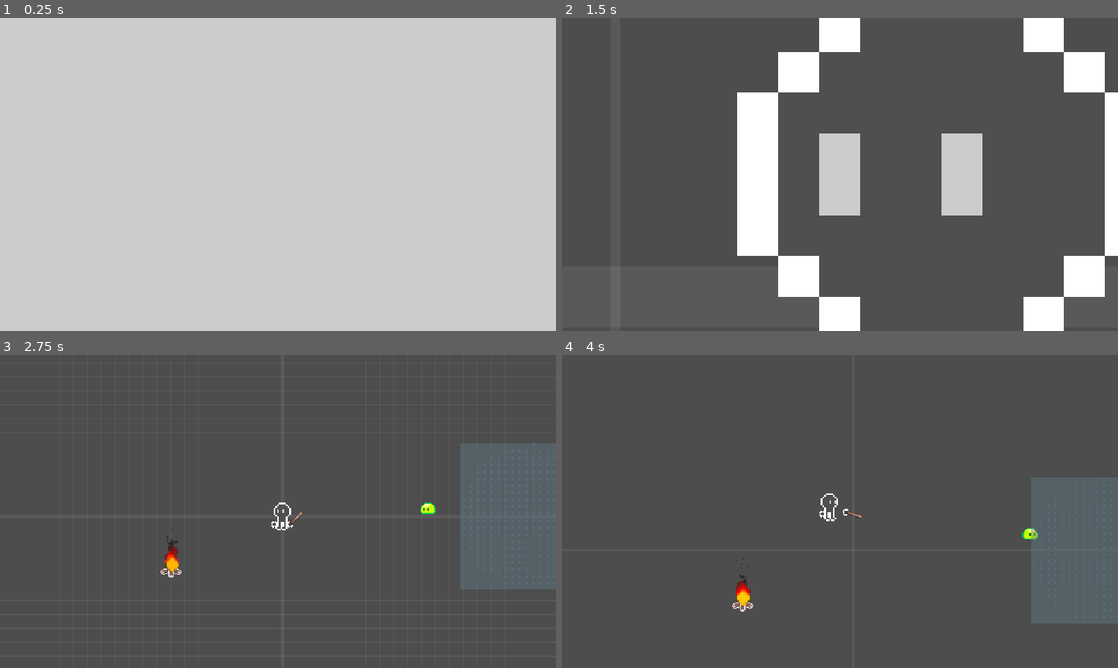
Above: before the commit, frames 1-4 (two rows, left to right).
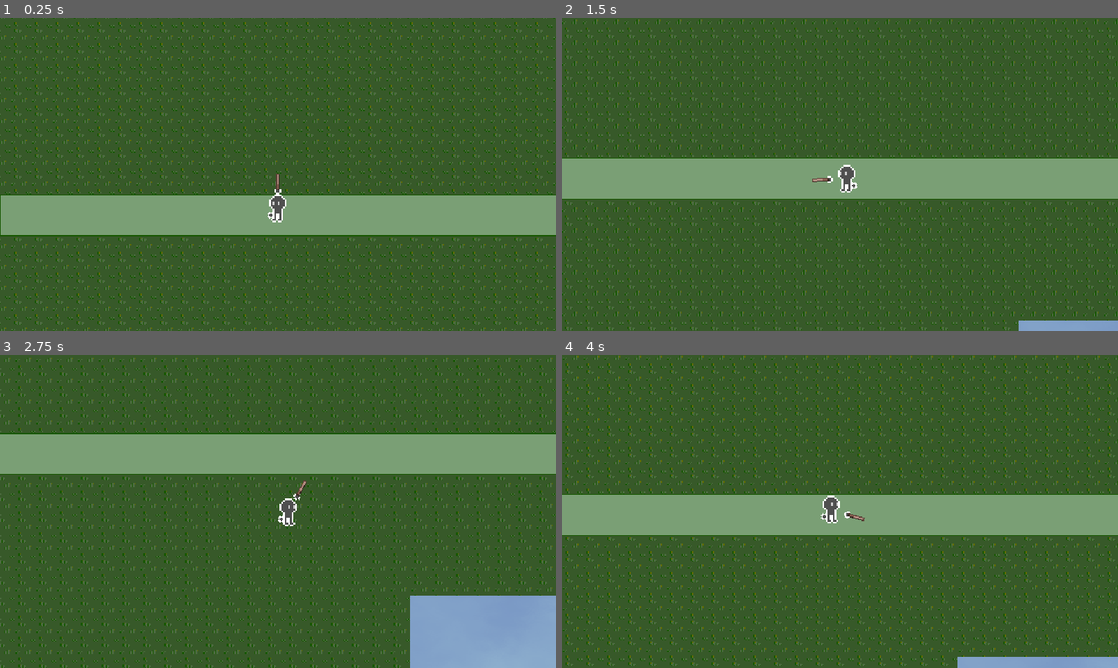
Above: after the commit, the same moments.

Repository: xharris/magicmissiles
Game: Godot game, scene res://game.tscn
Two runs of this game, one before a commit and one after it. Both use one fixed random seed, a clock stepped at 60 frames per second and the inputs below.
Inputs (mouse positions are in pixels of both pictures, inside the frame that each line leads up to):
- Up to frame 1 (0.25 s): no input
- Up to frame 2 (1.5 s): move the mouse to (962, 158) at 0.52 s; hold D (right) 0.53-1.28 s; click (962, 158) at 0.6 s; move the mouse to (728, 190) at 1.27 s; hold S (down) from 1.28 s (still down); right-click (728, 190) at 1.35 s
- Up to frame 3 (2.75 s): move the mouse to (333, 442) at 2.02 s; release S (down) at 2.03 s; hold D (right) from 2.03 s (still down); click (333, 442) at 2.1 s
- Up to frame 4 (4 s): move the mouse to (812, 574) at 2.77 s; release D (right) at 2.78 s; hold W (up) 2.78-3.53 s; right-click (812, 574) at 2.85 s; move the mouse to (1006, 558) at 3.52 s; hold A (left) from 3.53 s (still down); click (1006, 558) at 3.6 s

The runs differ from the first frame. In frame 1, 100% of the frame differs, in the area x 0-100%, y 0-100%; in frame 2, 100%; in frame 3, 100%; in frame 4, 100%.

Commit message:
trying to fix position smoothing, back to working on forest level

Diff:
--- a/components/actor_control/ai_control/actions/get_shape_grid_position.gd
+++ b/components/actor_control/ai_control/actions/get_shape_grid_position.gd
@@ -1,6 +1,8 @@
 extends ActionLeaf
 
 @export var position_key: String
+## Only patrol in given group
+@export var group: StringName = Groups.PATROL_AREA
 
 func tick(actor: Node, blackboard: Blackboard) -> int:
     var ctx = ContextNode.get_ctx(actor)
@@ -9,6 +11,8 @@
     # get a random shape grid
     var shape_grids: Array[ShapeGrid]
     shape_grids.assign(actor.get_tree().get_nodes_in_group(Groups.SHAPE_GRID))
+    shape_grids = shape_grids.filter(func(s:ShapeGrid):
+        return s.is_in_group(group))
     if shape_grids.is_empty():
         return FAILURE
     var shape: ShapeGrid = shape_grids.pick_random()
--- a/components/actor_sprite/actor_sprite.tscn
+++ b/components/actor_sprite/actor_sprite.tscn
@@ -90,6 +90,7 @@
 speed_scale = 80.0
 
 [node name="AnimatedSprite" type="Node2D" parent="." unique_id=343168678]
+scale = Vector2(-1, 1)
 
 [node name="Sprite" type="Node2D" parent="AnimatedSprite" unique_id=1135819985]
 unique_name_in_owner = true
--- a/components/camera_focus/camera_focus_manager.gd
+++ b/components/camera_focus/camera_focus_manager.gd
@@ -3,15 +3,12 @@
 
 var _log = Logs.new("camera_focus_mgr")
 
-## how much to zoom into [code]pixel_focus[/code]
-@export var pixel_focus_ratio: float
-
-func _process(_delta: float) -> void:
+func _physics_process(delta: float) -> void:
     # get cameras
     var cameras: Array[CameraFocus]
     cameras.assign(get_tree().get_nodes_in_group(Groups.CAMERA_FOCUS))
     # final camera values
-    var final_position: Vector2 = get_target_position()
+    var final_position: Vector2 # = get_target_position()
     var final_zoom: Vector2
     var override_idx = cameras.find_custom(func(c:CameraFocus):
         return c.override)
@@ -20,10 +17,10 @@
         var override = cameras[override_idx]
         final_position = override.global_position
         final_zoom = override.config.zoom
-        position_smoothing_enabled = not override.config.disable_position_smoothing
+        #position_smoothing_enabled = not override.config.disable_position_smoothing
     else:
-        position_smoothing_enabled = not cameras.any(func(c:CameraFocus):
-            return c.config and c.config.disable_position_smoothing)
+        #position_smoothing_enabled = not cameras.any(func(c:CameraFocus):
+            #return c.config and c.config.disable_position_smoothing)
         # calculate camera position from focus nodes
         var visible_rect = get_viewport().get_visible_rect()
         var total_position: Vector2 = Vector2.ZERO
@@ -53,3 +50,4 @@
     # apply final values
     zoom = final_zoom
     global_position = final_position
+    #global_position = global_position.round()
--- a/components/camera_focus/camera_focus_manager.tscn
+++ b/components/camera_focus/camera_focus_manager.tscn
@@ -1,7 +1,9 @@
-[gd_scene load_steps=2 format=3 uid="uid://cb6bisyxfcg23"]
+[gd_scene format=3 uid="uid://cb6bisyxfcg23"]
 
 [ext_resource type="Script" uid="uid://by0ggcmwdb4jk" path="res://components/camera_focus/camera_focus_manager.gd" id="1_ff70n"]
 
-[node name="CameraFocusManager" type="Camera2D"]
+[node name="CameraFocusManager" type="Camera2D" unique_id=256527880]
+process_callback = 0
 position_smoothing_enabled = true
+position_smoothing_speed = 8.0
 script = ExtResource("1_ff70n")
--- a/components/death/death.gd
+++ b/components/death/death.gd
@@ -3,7 +3,7 @@
 @onready var subviewport: SubViewport = %SubViewport
 @onready var canvas: CanvasLayer = %CanvasLayer
 
-var _log = Logs.new("death", Logs.Level.DEBUG)
+var _log = Logs.new("death")#, Logs.Level.DEBUG)
 var _prev_parent: Dictionary[Node2D, Node2D]
 var _time_scale = 1
 var _slowdown_duration = 3
@@ -16,7 +16,7 @@
         # reparent to subviewport so it appears above texturerect
         var parent = p.get_parent()
         _prev_parent.set(p, parent)
-        p.reparent(subviewport)
+        p.reparent.call_deferred(subviewport)
         # get all nodes that should be slowed down
         ## TODO
     canvas.show()
@@ -27,7 +27,7 @@
     for node in _prev_parent:
         var parent = _prev_parent.get(node)
         if parent:
-            node.reparent(parent)
+            node.reparent.call_deferred(parent)
 
 func _ready() -> void:
     disable()
--- a/components/magic_transfer/dest/magic_dest.gd
+++ b/components/magic_transfer/dest/magic_dest.gd
@@ -20,7 +20,7 @@
         out.assign(_finished.map(func (r: MagicTransfer): return r.magic))
         return out
 
-var _log = Logs.new("magic_dest")#, Logs.Level.DEBUG)
+var _log = Logs.new("magic_dest", Logs.Level.DEBUG)
 var _in_progress: Array[MagicConfig]
 var _finished: Array[MagicTransfer]
 var _want_src: MagicSrc
--- a/components/shape_grid/shape_grid.gd
+++ b/components/shape_grid/shape_grid.gd
@@ -1,6 +1,8 @@
 @tool
 extends Node2D
 class_name ShapeGrid
+
+signal changed
 
 @export var grid_size: Vector2 = Vector2(32, 32):
     set(v):
@@ -32,22 +34,29 @@
 
     for child in find_children("*"):
         if child is Node2D:
-            child.modulate.a = 0.2
             if not child.visible:
                 continue
         var rect: Rect2
         if child is CollisionPolygon2D:
-            # add polygon
-            polygons.append(child.polygon)
-            for point: Vector2 in child.polygon:
-                rect = rect.expand(point)
+            child.modulate.a = 0.2
+            if child.polygon:
+                # add polygon
+                polygons.append(child.polygon)
+                for point: Vector2 in child.polygon:
+                    rect = rect.expand(point)
         if child is CollisionShape2D:
-            # add other shape
-            shapes.append(child)
-            rect = child.shape.get_rect()
+            child.modulate.a = 0.2
+            if child.shape:
+                # add other shape
+                shapes.append(child)
+                rect = child.shape.get_rect()
         rect.position += child.position
         _rects.append(rect)
         _rect = _rect.merge(rect)
+
+    if _rect.size == Vector2.ZERO:
+        return
+
     # get points in enclosing rect that collide with shapes
     var space = get_world_2d().direct_space_state
     for x in range(_rect.position.x, _rect.end.x, grid_size.x):
@@ -67,6 +76,7 @@
                 if collider and collider == self or is_ancestor_of(collider):
                     points.append(query.position)
             #points.append(Vector2(x, y ))
+    changed.emit()
     queue_redraw()
 
 func _ready() -> void:
@@ -82,8 +92,9 @@
     update()
 
 func _draw() -> void:
-    var size = 5
-    for pt in points:
-        draw_rect(Rect2(pt - Vector2(size/2, size/2), Vector2(size, size)), _color)
-    for r in _rects:
-        draw_rect(r, _color)
+    if Engine.is_editor_hint():
+        var size = 5
+        for pt in points:
+            draw_rect(Rect2(pt - Vector2(size/2, size/2), Vector2(size, size)), _color)
+        for r in _rects:
+            draw_rect(r, _color)
--- a/entities/actor/actor.gd
+++ b/entities/actor/actor.gd
@@ -49,6 +49,7 @@
     ctx.actor_ctrl = control
     ctx.sense = sense
     ctx.on_hit = on_hit
+    ctx.visual_node = %Visual
     return ctx
 
 func update():
@@ -119,17 +120,21 @@
         sprite.face_direction = control.move_direction
     if not control.aim_direction.is_zero_approx():
         sprite.face_direction = control.aim_direction
+    sprite.walk_speed = clampf(velocity.length() / config.move_speed, 0, 1)
     # aim
     arms.face_direction = control.aim_direction
     arms.pointing = clamp(remap(\
         (global_position - control.aim_position).length(),
         60, 90, 0, 1), 0, 1)
+    # receiving magic
+    arms.magic_dest.enabled = arms.pointing > 0.75
+
+func _physics_process(delta: float) -> void:
+    if Engine.is_editor_hint():
+        return
     # movement
     velocity = velocity.lerp(control.move_direction * config.move_speed, delta * 5)
-    sprite.walk_speed = clampf(velocity.length() / config.move_speed, 0, 1)
     move_and_collide(velocity * delta)
-    # receiving magic
-    arms.magic_dest.enabled = arms.pointing > 0.75
 
 func _ready() -> void:
     update()
--- a/entities/actor/actor_config.gd
+++ b/entities/actor/actor_config.gd
@@ -12,9 +12,11 @@
 @export var hp_max: int
 @export var remove_on_death: bool = true
 
-@export_group("Body", "body")
+@export_group("Body")
 @export var body: Array[Shape2D]
 @export var body_position: Vector2
+@export var on_hit: Array[Shape2D]
+@export var on_hit_status_effects: Array[StatusEffect]
 
 @export_group("Visual")
 @export_custom(PROPERTY_HINT_LINK, "") var visual_scale = Vector2.ONE
@@ -26,7 +28,3 @@
 @export var ai_config: AiControlConfig
 ## [code]0[/code] disables AI and uses player control
 @export var ai_sense_radius: int
-
-@export_group("Body On Hit", "on_hit_")
-@export var on_hit: Array[Shape2D]
-@export var on_hit_status_effects: Array[StatusEffect]
--- /dev/null
+++ b/entities/shape_fill/filler.gd
@@ -0,0 +1,7 @@
+extends Resource
+class_name Filler
+
+## Can leave this empty to not place anything
+@export var scene: PackedScene
+@export_range(0, 1, 0.1) var chance: float = 1.0
+@export var offset_range: Vector2
--- /dev/null
+++ b/entities/shape_fill/shape_fill.gd
@@ -0,0 +1,33 @@
+@tool
+extends ShapeGrid
+class_name ShapeFill
+
+@onready var nodes: Node2D = %Nodes
+
+@export var filler: Array[Filler]
+@export var editor_fill: bool = true:
+    set(v):
+        editor_fill = v
+        update()
+
+var _rng = RandomNumberGenerator.new()
+
+func _ready() -> void:
+    changed.connect(_changed)
+    super._ready()
+
+func _changed():
+    NodeUtil.clear_children(nodes)
+    if Engine.is_editor_hint() and not editor_fill:
+        return
+    var weights = filler.map(func(f:Filler):
+        return f.chance)
+    for point in points:
+        var idx = _rng.rand_weighted(weights)
+        var fill = filler[idx]
+        var scene = fill.scene
+        if scene:
+            var node: Node2D = scene.instantiate()
+            var rand_norm = Vector2(randf_range(-1, 1), randf_range(-1, 1))
+            node.global_position = point + (rand_norm * fill.offset_range)
+            nodes.add_child(node)
--- /dev/null
+++ b/entities/shape_fill/shape_fill.tscn
@@ -0,0 +1,9 @@
+[gd_scene format=3 uid="uid://bdnqxiuocikwy"]
+
+[ext_resource type="Script" uid="uid://8ldm7tx07rbq" path="res://entities/shape_fill/shape_fill.gd" id="1_j2b06"]
+
+[node name="ShapeFill" type="Area2D" unique_id=360005954]
+script = ExtResource("1_j2b06")
+
+[node name="Nodes" type="Node2D" parent="." unique_id=1797887054]
+unique_name_in_owner = true
--- a/entities/tree/tree.tscn
+++ b/entities/tree/tree.tscn
@@ -1,10 +1,11 @@
-[gd_scene load_steps=2 format=3 uid="uid://ckyqulwfwg4lx"]
+[gd_scene format=3 uid="uid://ckyqulwfwg4lx"]
 
 [ext_resource type="Texture2D" uid="uid://bt5utiujlnwjo" path="res://entities/tree/tree2.png" id="1_xs1ax"]
 
-[node name="Tree" type="Node2D"]
+[node name="Tree" type="Node2D" unique_id=1446912366]
 
-[node name="Sprite2D" type="Sprite2D" parent="."]
+[node name="Sprite2D" type="Sprite2D" parent="." unique_id=334906085]
+position = Vector2(0, 24)
 scale = Vector2(5, 5)
 texture = ExtResource("1_xs1ax")
 offset = Vector2(0, -12)
--- a/game.tscn
+++ b/game.tscn
@@ -1,7 +1,7 @@
-[gd_scene load_steps=2 format=3 uid="uid://gjlqvp2pklpq"]
+[gd_scene format=3 uid="uid://gjlqvp2pklpq"]
 
-[ext_resource type="PackedScene" uid="uid://csuaageviba5u" path="res://levels/dev/dev.tscn" id="1_80nbo"]
+[ext_resource type="PackedScene" uid="uid://cwxjkkk6axxs1" path="res://levels/forest/forest.tscn" id="1_80nbo"]
 
-[node name="Game" type="Node2D"]
+[node name="Game" type="Node2D" unique_id=1824782992]
 
-[node name="Dev" parent="." instance=ExtResource("1_80nbo")]
+[node name="Forest" parent="." unique_id=8239707 instance=ExtResource("1_80nbo")]
--- a/levels/dev/dev.gd
+++ b/levels/dev/dev.gd
@@ -10,6 +10,8 @@
 @export var grid_size: Vector2 = Vector2(32, 32)
 @export var origin_thickness: int = 6
 
+var _log = Logs.new("dev", Logs.Level.DEBUG)
+
 func _ready() -> void:
     Events.entity_created.connect(_on_entity_created)
     spawn_cam_focus.animation_finished.connect(_on_spawn_cam_animation_finished)
@@ -20,6 +22,7 @@
     spawn_cam_focus.finish_to = player.camera
 
 func _on_death(source: Node2D, me: Actor):
+    _log.debug("death by %s" % [source])
     Death.enable([me, source, camera])
 
 func _on_spawn_cam_animation_finished():
--- a/levels/dev/dev.tscn
+++ b/levels/dev/dev.tscn
@@ -8,9 +8,18 @@
 [ext_resource type="PackedScene" uid="uid://dmsjoa6qv5l02" path="res://components/shape_grid/shape_grid.tscn" id="5_qf2dv"]
 [ext_resource type="PackedScene" uid="uid://b46dvxtqp5ydy" path="res://entities/campfire/campfire.tscn" id="6_0qlot"]
 [ext_resource type="Resource" uid="uid://cquh7rme0ac0e" path="res://resources/actor_configs/slime/slime.tres" id="6_n1i44"]
+[ext_resource type="PackedScene" uid="uid://bdnqxiuocikwy" path="res://entities/shape_fill/shape_fill.tscn" id="9_2ocnq"]
+[ext_resource type="Script" uid="uid://ty8sfey8k1f8" path="res://entities/shape_fill/filler.gd" id="10_h1cvo"]
+[ext_resource type="PackedScene" uid="uid://ckyqulwfwg4lx" path="res://entities/tree/tree.tscn" id="11_5c10x"]
 
 [sub_resource type="CircleShape2D" id="CircleShape2D_qf2dv"]
 radius = 167.0449
+
+[sub_resource type="Resource" id="Resource_ggojm"]
+script = ExtResource("10_h1cvo")
+scene = ExtResource("11_5c10x")
+offset_range = Vector2(32, 16)
+metadata/_custom_type_script = "uid://ty8sfey8k1f8"
 
 [node name="Dev" type="Node2D" unique_id=1274341349]
 y_sort_enabled = true
@@ -23,6 +32,7 @@
 [node name="SpawnCameraFocus" parent="Player" unique_id=1019026675 instance=ExtResource("4_x24ml")]
 unique_name_in_owner = true
 position = Vector2(-10, -12)
+duration = 2.0
 metadata/_edit_lock_ = true
 
 [node name="CameraFocusManager" parent="." unique_id=1152010050 instance=ExtResource("3_qf2dv")]
@@ -37,9 +47,17 @@
 [node name="Campfire" parent="." unique_id=1682679037 instance=ExtResource("6_0qlot")]
 position = Vector2(-256, 112)
 
-[node name="PatrolArea" parent="." unique_id=1003190847 instance=ExtResource("5_qf2dv")]
+[node name="PatrolArea" parent="." unique_id=1003190847 groups=["patrol_area"] instance=ExtResource("5_qf2dv")]
 
 [node name="CollisionShape2D" type="CollisionShape2D" parent="PatrolArea" unique_id=68733950]
 modulate = Color(1, 1, 1, 0.2)
 position = Vector2(576, 0)
 shape = SubResource("CircleShape2D_qf2dv")
+
+[node name="ShapeFill" parent="." unique_id=360005954 instance=ExtResource("9_2ocnq")]
+filler = Array[ExtResource("10_h1cvo")]([SubResource("Resource_ggojm")])
+grid_size = Vector2(128, 128)
+
+[node name="CollisionPolygon2D" type="CollisionPolygon2D" parent="ShapeFill" unique_id=1132840229]
+modulate = Color(1, 1, 1, 0.2)
+polygon = PackedVector2Array(-640, 368, -240, 368, -384, 192, -384, 0, -256, -128, -256, -352, -640, -352)
--- a/levels/forest/forest.gd
+++ b/levels/forest/forest.gd
@@ -14,21 +14,5 @@
 func _ready() -> void:
     Events.entity_created.connect(_on_entity_created)
 
-    var query = PhysicsPointQueryParameters2D.new()
-    var space = get_world_2d().direct_space_state
-    for x in range(0, 3000, 16 * 8):
-        for y in range(0, 3000, 16 * 5):
-            query.position = Vector2(x, y)
-            query.collision_mask |= 128
-            query.collide_with_areas = true
-            query.collide_with_bodies = false
-            var shapes = space.intersect_point(query)
-            if shapes.is_empty():
-                var tree: Node2D = TREE.instantiate()
-                tree.global_position = Vector2(
-                    x + (randf_range(-1, 1) * 32),
-                    y + (randf_range(-1, 1) * 16))
-                entities.add_child(tree)
-
 func _on_entity_created(entity: Node2D):
     entities.add_child(entity)
--- a/levels/forest/forest.tscn
+++ b/levels/forest/forest.tscn
@@ -4,10 +4,9 @@
 [ext_resource type="PackedScene" uid="uid://s1mil07lieaw" path="res://components/wrapped_sprite/wrapped_sprite.tscn" id="2_f0ihd"]
 [ext_resource type="Texture2D" uid="uid://bd8rxvc4skc6g" path="res://levels/forest/forest_path.png" id="3_b5a7f"]
 [ext_resource type="Texture2D" uid="uid://ue4u7u1m66kl" path="res://levels/forest/sky_noise.tres" id="3_l8lv6"]
-[ext_resource type="PackedScene" path="res://entities/player/player.tscn" id="4_k84yl"]
-[ext_resource type="Resource" uid="uid://kdvdwul2yqkx" path="res://resources/magic_configs/magic_missile.tres" id="5_arh7m"]
 [ext_resource type="PackedScene" uid="uid://cb6bisyxfcg23" path="res://components/camera_focus/camera_focus_manager.tscn" id="6_fuqgi"]
-[ext_resource type="Script" uid="uid://bo8a4oocqe1d0" path="res://components/magic_transfer/magic_config.gd" id="7_4o77n"]
+[ext_resource type="PackedScene" uid="uid://ps1ujo34e48p" path="res://entities/actor/actor.tscn" id="6_l8lv6"]
+[ext_resource type="Resource" uid="uid://c6stj4cbu1kpw" path="res://resources/actor_configs/player/player.tres" id="7_4o77n"]
 
 [sub_resource type="TileSetAtlasSource" id="TileSetAtlasSource_8rbh7"]
 texture = ExtResource("3_b5a7f")
@@ -101,53 +100,33 @@
 terrain_set_0/terrain_0/color = Color(0.5, 0.34375, 0.25, 1)
 sources/1 = SubResource("TileSetAtlasSource_8rbh7")
 
-[sub_resource type="RectangleShape2D" id="RectangleShape2D_n7rqs"]
-size = Vector2(1857, 248)
-
-[node name="Forest" type="Node2D"]
+[node name="Forest" type="Node2D" unique_id=2106917120]
 script = ExtResource("1_yghfa")
 
-[node name="WrappedSprite" parent="." instance=ExtResource("2_f0ihd")]
+[node name="WrappedSprite" parent="." unique_id=1946658841 instance=ExtResource("2_f0ihd")]
 unique_name_in_owner = true
 
-[node name="Sprite2D" type="Sprite2D" parent="."]
+[node name="Sprite2D" type="Sprite2D" parent="." unique_id=804686137]
 position = Vector2(1952, 1536)
 scale = Vector2(3.04, 2.04)
 texture = ExtResource("3_l8lv6")
 
-[node name="TileMapLayer" type="TileMapLayer" parent="."]
+[node name="TileMapLayer" type="TileMapLayer" parent="." unique_id=826316771]
 unique_name_in_owner = true
 tile_map_data = PackedByteArray("AAA4ABYAAQABAAIAAAA4ABUAAQABAAEAAAA4ABQAAQABAAAAAAA3ABYAAQABAAIAAAA3ABUAAQABAAEAAAA3AB …(13072 unchanged characters)…
 tile_set = SubResource("TileSet_j71rs")
 
-[node name="CameraFocusManager" parent="." instance=ExtResource("6_fuqgi")]
+[node name="CameraFocusManager" parent="." unique_id=2047982159 instance=ExtResource("6_fuqgi")]
 unique_name_in_owner = true
 limit_left = 0
 limit_top = 0
 limit_right = 3000
 limit_bottom = 2000
 
-[node name="Entities" type="Node2D" parent="."]
+[node name="Entities" type="Node2D" parent="." unique_id=1245582867]
 unique_name_in_owner = true
 y_sort_enabled = true
 
-[node name="Player" parent="Entities" instance=ExtResource("4_k84yl")]
-position = Vector2(1952, 800)
-magic_configs = Array[ExtResource("7_4o77n")]([ExtResource("5_arh7m")])
-
-[node name="Trees" type="Node2D" parent="Entities"]
-y_sort_enabled = true
-
-[node name="WalkableArea" type="Area2D" parent="."]
-modulate = Color(1, 1, 1, 0.603922)
-position = Vector2(0, 216)
-collision_layer = 128
-collision_mask = 0
-
-[node name="CollisionShape2D" type="CollisionShape2D" parent="WalkableArea"]
-position = Vector2(927.5, 508)
-shape = SubResource("RectangleShape2D_n7rqs")
-
-[node name="CollisionPolygon2D" type="CollisionPolygon2D" parent="WalkableArea"]
-position = Vector2(0, 8)
-polygon = PackedVector2Array(1792, 768, 1088, 768, 1088, 1904, 2816, 1904, 2816, 768, 2096, 768, 2096, 592, 3264, 592, 3264, 368, 2112, 368, 1792, 368)
+[node name="Actor" parent="Entities" unique_id=694385484 instance=ExtResource("6_l8lv6")]
+position = Vector2(640, 672)
+config = ExtResource("7_4o77n")
--- a/levels/forest/sky_noise.tres
+++ b/levels/forest/sky_noise.tres
@@ -9,8 +9,8 @@
 domain_warp_enabled = true
 
 [resource]
+noise = SubResource("FastNoiseLite_pwqq5")
+color_ramp = SubResource("Gradient_pwqq5")
+seamless = true
 invert = true
-seamless = true
 seamless_blend_skirt = 0.5
-color_ramp = SubResource("Gradient_pwqq5")
-noise = SubResource("FastNoiseLite_pwqq5")
--- a/project.godot
+++ b/project.godot
@@ -43,6 +43,10 @@
 [editor_plugins]
 
 enabled=PackedStringArray("res://addons/beehave/plugin.cfg")
+
+[global_group]
+
+patrol_area=""
 
 [input]
 
@@ -108,3 +112,4 @@
 textures/canvas_textures/default_texture_filter=0
 renderer/rendering_method="mobile"
 2d/snap/snap_2d_transforms_to_pixel=true
+2d/snap/snap_2d_vertices_to_pixel=true
--- a/resources/actor_configs/slime/slime.tres
+++ b/resources/actor_configs/slime/slime.tres
@@ -5,9 +5,9 @@
 [ext_resource type="Resource" uid="uid://bh08hfxdjlp3r" path="res://resources/actor_configs/slime/slime_ai.tres" id="1_oiwtk"]
 [ext_resource type="Script" uid="uid://nsiup7qrd3ha" path="res://components/status_effect_ctrl/status_effect.gd" id="2_3h644"]
 [ext_resource type="Script" uid="uid://x5j4t41vi5jt" path="res://entities/actor/actor_config.gd" id="3_jr44v"]
-[ext_resource type="Resource" uid="uid://q4h3tiyid5wx" path="res://resources/status_effects/damage/damage_low.tres" id="4_7m2b0"]
 [ext_resource type="Resource" uid="uid://d0c8datlyg78l" path="res://resources/status_effects/stunned/stun_mid_src.tres" id="4_pxuim"]
 [ext_resource type="Resource" uid="uid://chu17qariadbr" path="res://resources/actor_configs/slime/slime_actor_sprite.tres" id="5_jr44v"]
+[ext_resource type="Resource" uid="uid://bkcr4jvuv06sq" path="res://resources/status_effects/damage/damage_high.tres" id="6_oiwtk"]
 [ext_resource type="Resource" uid="uid://dunctek71rvt7" path="res://resources/status_effects/knockback/knockback_mid_target_from_src.tres" id="7_l6f6a"]
 [ext_resource type="Resource" uid="uid://m0bu8gbxv6ff" path="res://resources/status_effects/knockback/knockback_mid_src_from_target.tres" id="8_ukk1k"]
 
@@ -26,10 +26,10 @@
 hurtbox = Array[Shape2D]([SubResource("CircleShape2D_gg6wn")])
 hp_max = 5
 body = Array[Shape2D]([SubResource("CircleShape2D_7m2b0")])
+on_hit = Array[Shape2D]([SubResource("CircleShape2D_tbwq1")])
+on_hit_status_effects = Array[ExtResource("2_3h644")]([ExtResource("4_pxuim"), ExtResource("6_oiwtk"), ExtResource("7_l6f6a"), ExtResource("8_ukk1k")])
 visual_scale = Vector2(2, 2)
 sprite = ExtResource("5_jr44v")
 ai_config = ExtResource("1_oiwtk")
 ai_sense_radius = 300
-on_hit = Array[Shape2D]([SubResource("CircleShape2D_tbwq1")])
-on_hit_status_effects = Array[ExtResource("2_3h644")]([ExtResource("4_pxuim"), ExtResource("4_7m2b0"), ExtResource("7_l6f6a"), ExtResource("8_ukk1k")])
 metadata/_custom_type_script = "uid://x5j4t41vi5jt"
--- a/resources/status_effects/damage/damage.gd
+++ b/resources/status_effects/damage/damage.gd
@@ -4,7 +4,11 @@
 @export_range(0,1,0.1) var amount: float = 0
 @export var curve: Curve = preload("res://resources/curves/damage_curve.tres")
 
+var _log = Logs.new("damage")#, Logs.Level.DEBUG)
+
 func apply(ctx: StatusEffectContext):
     var hp = ctx.target.hp
     if hp:
-        hp.take_damage(curve.sample(amount), ctx.source.visual_node)
+        _log.debug("from %s" % [ctx.source])
+        var source_node = ctx.source.node if is_instance_valid(ctx.source.node) else null
+        hp.take_damage(curve.sample(amount), source_node)
--- /dev/null
+++ b/resources/status_effects/damage/damage_high.tres
@@ -0,0 +1,9 @@
+[gd_resource type="Resource" script_class="EffectDamage" format=3 uid="uid://bkcr4jvuv06sq"]
+
+[ext_resource type="Curve" uid="uid://dxco27j8gh02a" path="res://resources/curves/damage_curve.tres" id="1_6a4y4"]
+[ext_resource type="Script" uid="uid://gqhdeakod8xn" path="res://resources/status_effects/damage/damage.gd" id="2_s768k"]
+
+[resource]
+script = ExtResource("2_s768k")
+amount = 1.0
+metadata/_custom_type_script = "uid://gqhdeakod8xn"
--- a/scripts/groups.gd
+++ b/scripts/groups.gd
@@ -3,3 +3,4 @@
 
 const CAMERA_FOCUS = &"camera_focus"
 const SHAPE_GRID = &"shape_grid"
+const PATROL_AREA = &"patrol_area"
--- a/scripts/node_util.gd
+++ b/scripts/node_util.gd
@@ -32,3 +32,7 @@
     var parent = node.get_parent()
     parent.remove_child(node)
     node.queue_free()
+
+static func clear_children(node: Node):
+    for child in node.get_children():
+        node.remove_child(child)
Not shown, added: entities/shape_fill/filler.gd.uid
Not shown, added: entities/shape_fill/shape_fill.gd.uid
Not shown: 1 places in levels/forest/sky_noise.tres that only renumber resources
